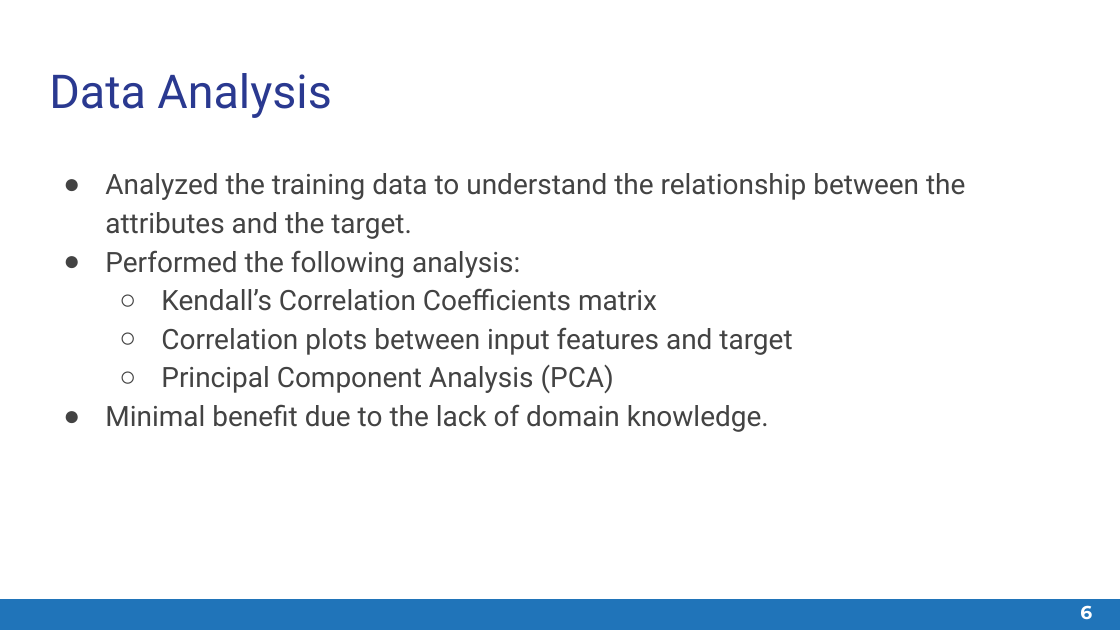
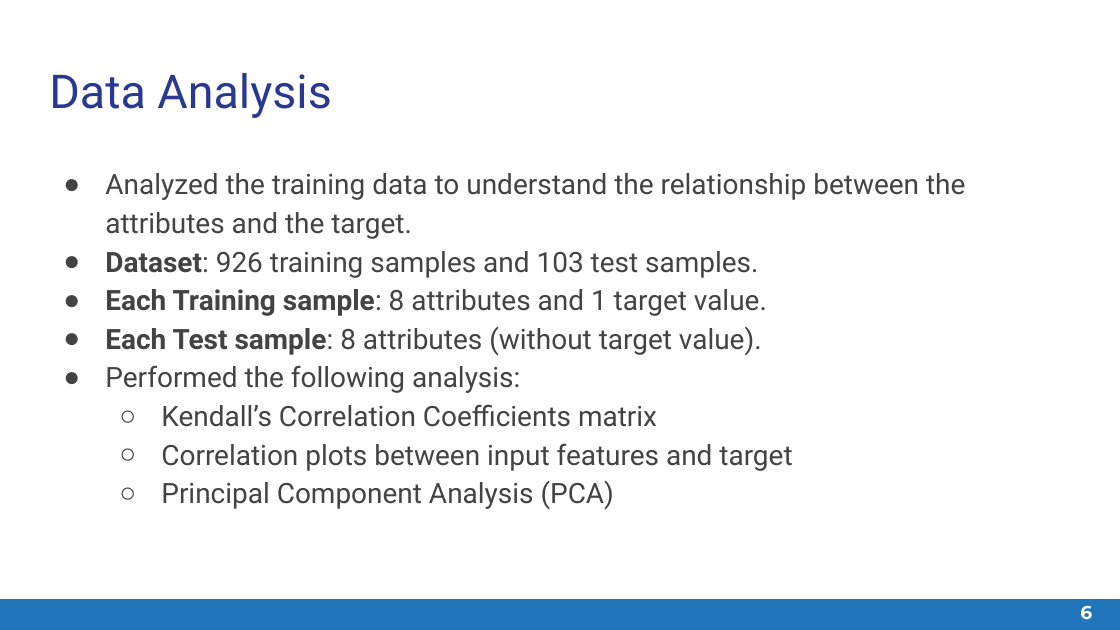
Before and after one commit to ayushkumarshah/Linear_Feature_Engineering_Matlab, a slide deck: slide 6 of documentation/Quantitative Foundations Project 1 - Slide Deck.pptx. Drawn at 1120x630 pixels with LibreOffice and Linux fonts; fonts in the diff are those of the drawing. Boxes give left, top, right and bottom in pixels: in the first picture for what was removed or moved away, otherwise in the second. Text is boxed around its words. In the diff, an @@ line names an element or a change of style, - is before the commit and + after.

```diff
--- a/documentation/Quantitative Foundations Project 1 - Slide Deck.pptx
+++ b/documentation/Quantitative Foundations Project 1 - Slide Deck.pptx
@@ text at <box>105,251,767,355</box>: paragraphs added @@
+● Dataset: 926 training samples and 103 test samples.
+● Each Training sample: 8 attributes and 1 target value.
+● Each Test sample: 8 attributes (without target value).
@@ text at <box>105,404,769,432</box>: paragraph removed @@
-● Minimal benefit due to the lack of domain knowledge.
```
Also in this commit, not shown: 7 other slides changed, 2 other files.
